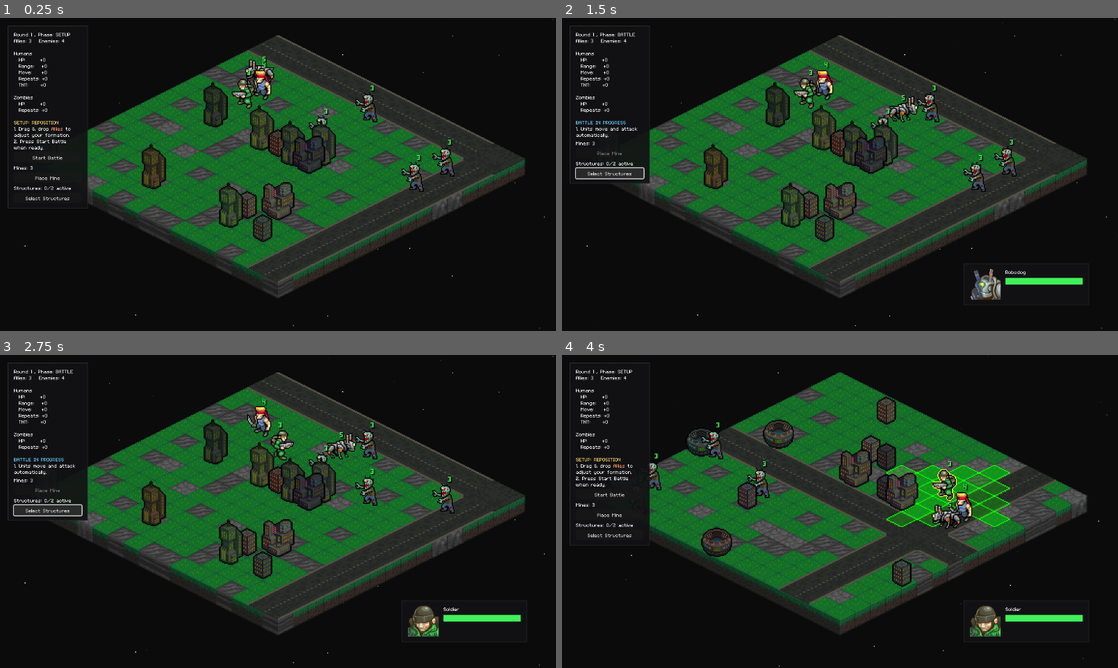
Above: before the commit, frames 1-4 (two rows, left to right).
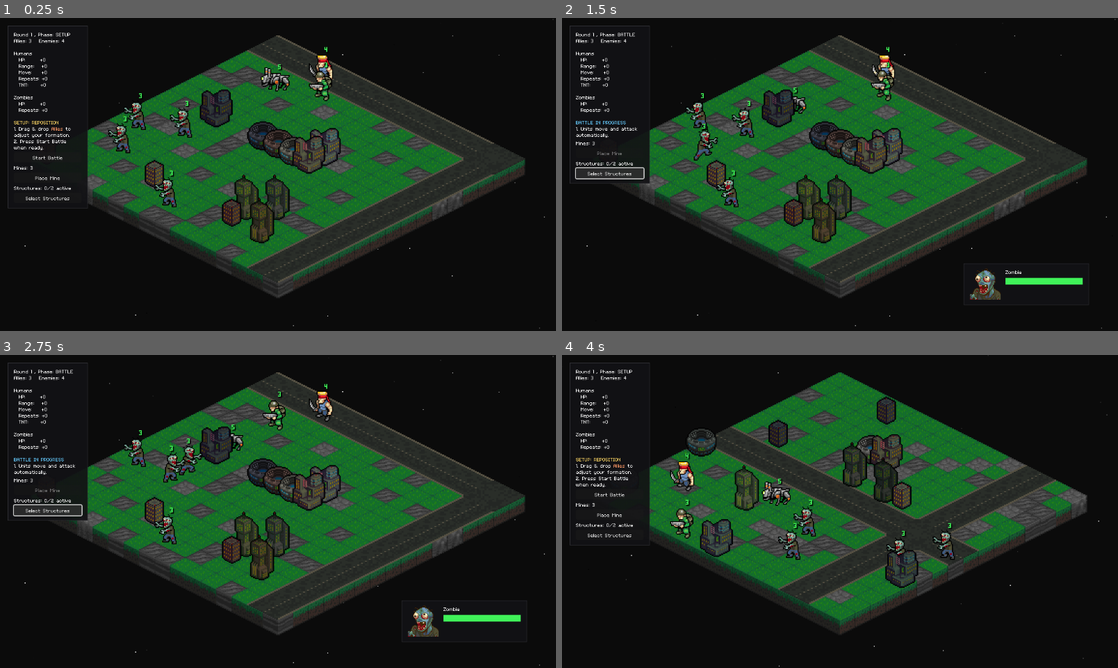
Above: after the commit, the same moments.

Repository: Tekknobot/MEKIII
Game: Godot game, scene res://scenes/Game.tscn
The game is run twice, just before and just after one commit, with the same random seed, the same clock (stepped at 60 frames per second) and the same inputs.
Inputs (mouse positions are in pixels of both pictures, inside the frame that each line leads up to):
- Up to frame 1 (0.25 s): no input
- Up to frame 2 (1.5 s): click "Start Battle" at 0.5 s; click "Select Structures" at 1.25 s
- Up to frame 3 (2.75 s): click "Select Structures" at 2 s
- Up to frame 4 (4 s): click "Select Structures" at 2.75 s; tap Enter at 3.5 s; move the mouse to (962, 495) at 3.52 s; tap R at 3.6 s; click (962, 495) at 3.67 s

The runs differ from the first frame. In frame 1, 6.4% of the frame differs, in the area x 19-82%, y 9-72%; in frame 2, 6.8%; in frame 3, 7.0%; in frame 4, 9.1%, in the area x 15-95%, y 13-90%.

Commit message:
Active structures bug.

Diff:
--- a/scripts/game.gd
+++ b/scripts/game.gd
@@ -1124,6 +1124,15 @@
 		for b in structures:
 			if b != null and is_instance_valid(b) and structure_can_act.get(b, false):
 				active += 1
+				# turning ON: enforce cap
+				active = _count_active_structures()
+				if active >= structure_active_cap:
+					# optional: quick feedback
+					if ui_structure_label != null:
+						ui_structure_label.text = "Structures: %d/%d active (MAX)" % [active, structure_active_cap]
+						structure_selecting = false
+					return
+
 		active = _count_active_structures()
 		ui_structure_label.text = "Structures: %d/%d active" % [active, structure_active_cap]
 
@@ -3952,10 +3961,8 @@
 	structure_hp.clear()
 	structure_can_act.clear()
 
-	# clear old
 	if structures_root == null:
 		structures_root = self
-
 	for ch in structures_root.get_children():
 		ch.queue_free()
 
@@ -3963,12 +3970,15 @@
 
 	var size := building_footprint
 
-	# ✅ pick a scene source (array-first, fallback to single)
-	var any_scene = _pick_building_scene()
-	if any_scene == null:
-		return
-
-	# Build a list of candidate origin cells (top-left of footprint)
+	# --- Tier spawn counters ---
+	var tier_counts : Array[int] = []
+	tier_counts.resize(building_scenes.size())
+	for i in range(tier_counts.size()):
+		tier_counts[i] = 0
+
+	const MAX_PER_TIER := 3
+
+	# --- Build candidate origin cells ---
 	var candidates: Array[Vector2i] = []
 	for x in range(map_width - size.x + 1):
 		for y in range(map_height - size.y + 1):
@@ -3981,6 +3991,7 @@
 
 	var placed := 0
 	var tries := 0
+
 	while placed < building_count and tries < 5000 and not candidates.is_empty():
 		tries += 1
 		var origin: Vector2i = candidates.pop_back()
@@ -3988,11 +3999,18 @@
 		if _is_structure_blocked(origin, size):
 			continue
 
-		# ✅ pick per-building
-		var scene = _pick_building_scene()
-		if scene == null:
-			continue
-
+		# --- Pick next allowed tier ---
+		var picked_tier := -1
+		for t in range(building_scenes.size()):
+			if tier_counts[t] < MAX_PER_TIER and building_scenes[t] != null:
+				picked_tier = t
+				break
+
+		# No tiers left under cap → stop spawning
+		if picked_tier == -1:
+			break
+
+		var scene := building_scenes[picked_tier]
 		var b = scene.instantiate()
 		var b2 := b as Node2D
 		if b2 == null:
@@ -4001,7 +4019,6 @@
 		structures_root.add_child(b2)
 		_apply_structure_tint(b2)
 
-		# Let a Structure script position & depth-sort itself if present
 		if b2.has_method("set_origin"):
 			b2.call("set_origin", origin, terrain)
 		else:
@@ -4010,17 +4027,16 @@
 			b2.z_as_relative = false
 			b2.z_index = Z_STRUCTURES + _depth_key_for_footprint(origin, size)
 
-		# ✅ track structures + init HP
+		# --- Track ---
 		structures.append(b2)
 		structure_hp[b2] = int(building_max_hp)
-
-		# default: player chooses which buildings act
 		structure_can_act[b2] = false
 		_set_structure_active_visual(b2, false)
 		_update_structure_ui()
-
 		_mark_structure_blocked(origin, size, b2)
+
 		placed += 1
+		tier_counts[picked_tier] += 1
 
 func _pick_building_scene() -> PackedScene:
 	# Prefer the array, fall back to single scene.
